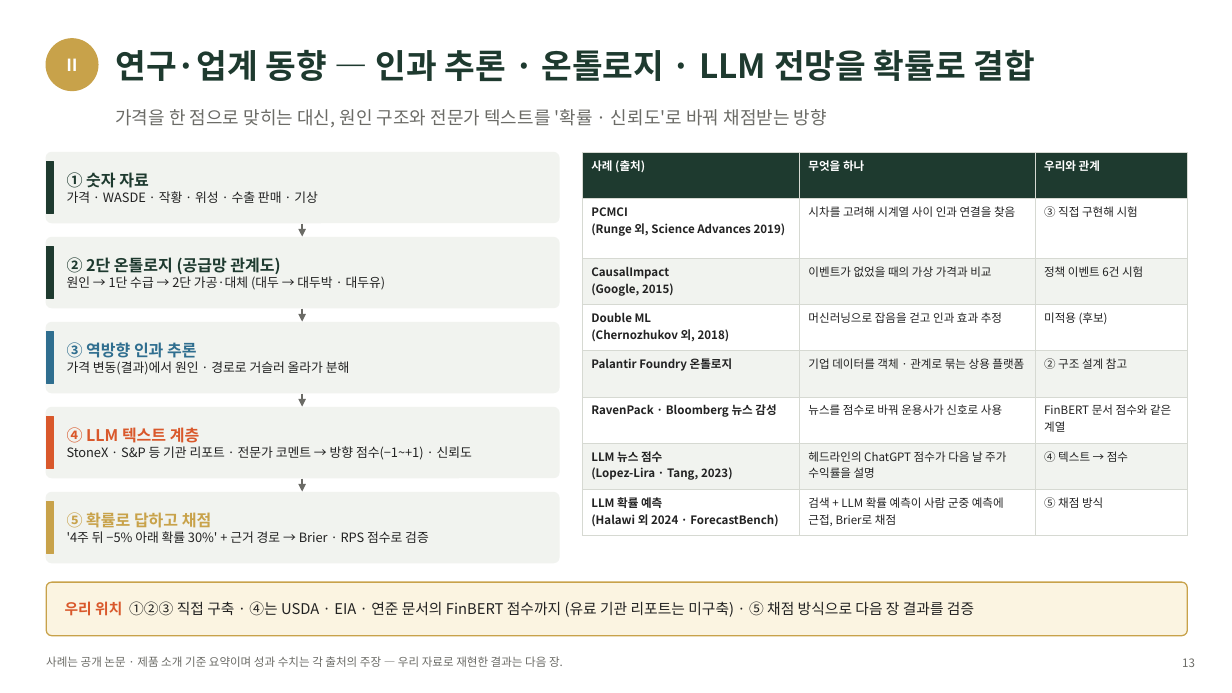
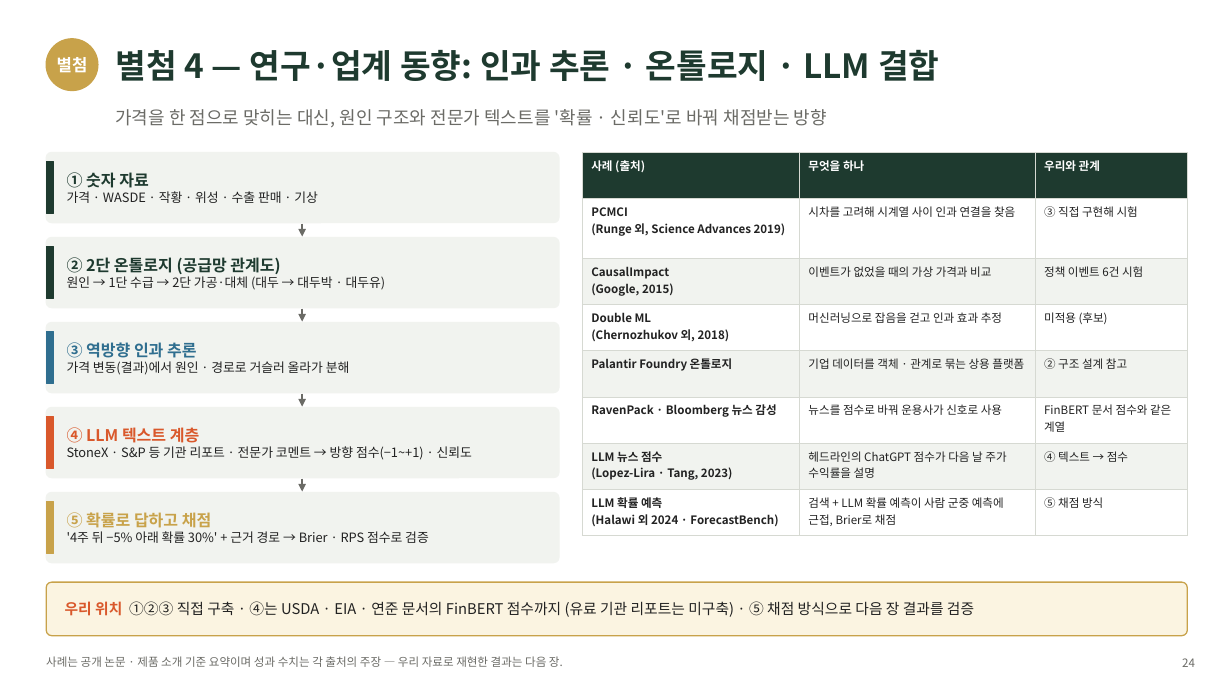
Before and after one commit to grainchobo-alt/commodity-analytics-lab, a slide deck: slide 24 of docs/발표/원자재_퀀트_MI_발표_v4.pptx (slide 13 before the commit). Drawn at 1232x693 pixels with LibreOffice and Linux fonts; fonts in the diff are those of the drawing. Boxes give left, top, right and bottom in pixels: in the first picture for what was removed or moved away, otherwise in the second. Text is boxed around its words. In the diff, an @@ line names an element or a change of style, - is before the commit and + after.

```diff
--- a/docs/발표/원자재_퀀트_MI_발표_v4.pptx
+++ b/docs/발표/원자재_퀀트_MI_발표_v4.pptx
@@ text at <box>57,57,88,72</box>: text changed @@
-Ⅱ
+별첨
@@ text at <box>115,49,939,81</box>: text changed @@
-연구·업계 동향 — 인과 추론 · 온톨로지 · LLM 전망을 확률로 결합
+별첨 4 — 연구·업계 동향: 인과 추론 · 온톨로지 · LLM 결합
@@ text at <box>1182,658,1195,667</box>: text changed @@
-13
+24
```
Also in this commit, not shown: 20 other slides changed, 20 other files.
